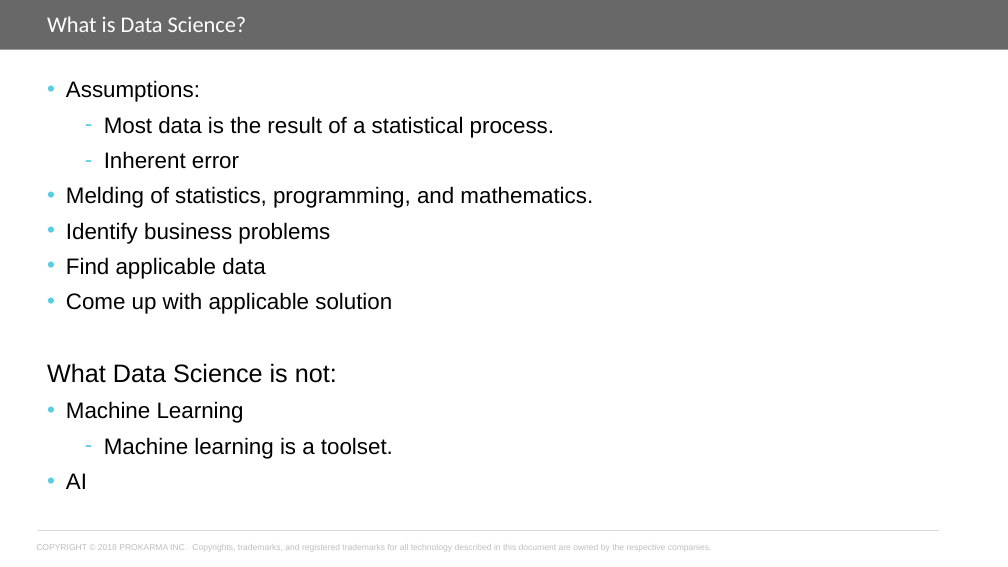
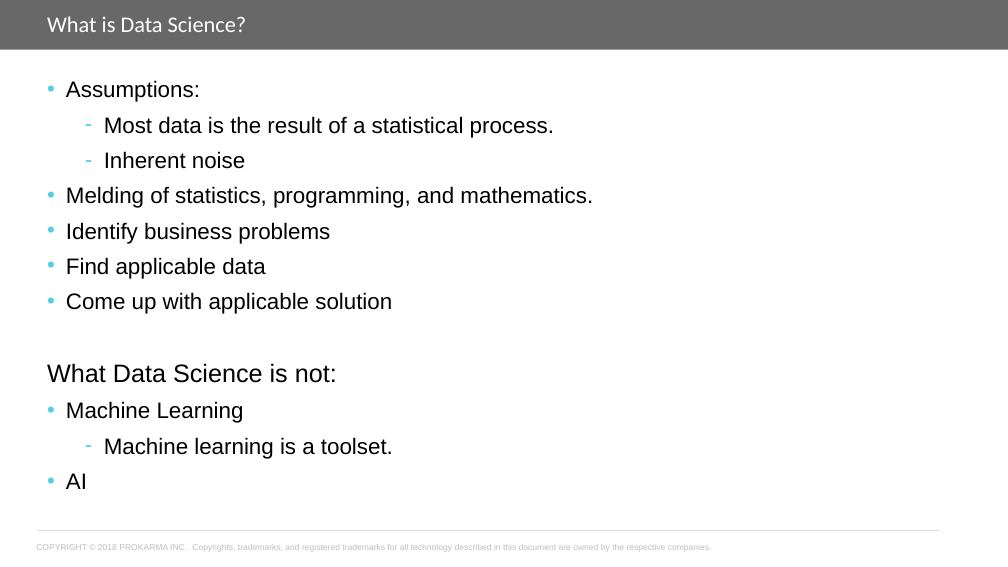
Before and after one commit to theastrocat/PyDS_101_PK, a slide deck: slide 2 of Introduction/Part_0/Data Science 101.pptx. Drawn at 1008x567 pixels with LibreOffice and Linux fonts; fonts in the diff are those of the drawing; background and template pictures are left out. Boxes give left, top, right and bottom in pixels: in the first picture for what was removed or moved away, otherwise in the second. Text is boxed around its words. In the diff, an @@ line names an element or a change of style, - is before the commit and + after.

```diff
--- a/Introduction/Part_0/Data Science 101.pptx
+++ b/Introduction/Part_0/Data Science 101.pptx
@@ text at [104,151,245,169]: text changed @@
-  – Inherent error
+  – Inherent noise
```
Also in this commit, not shown: 1 slide added.
